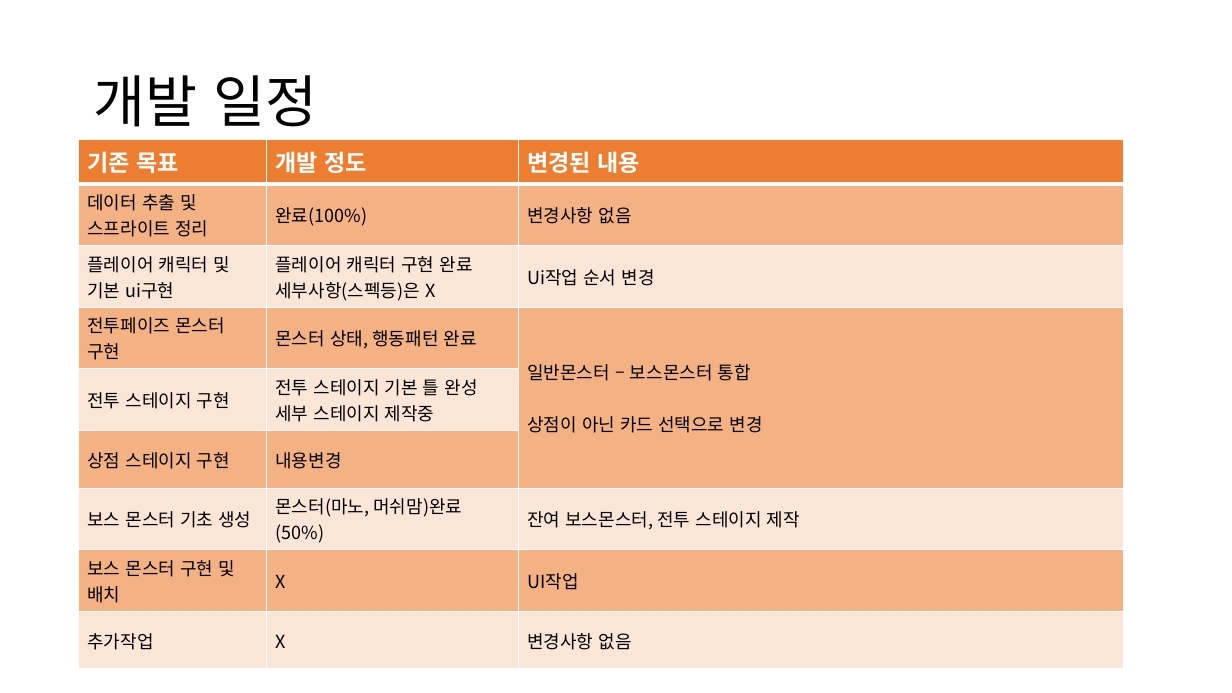
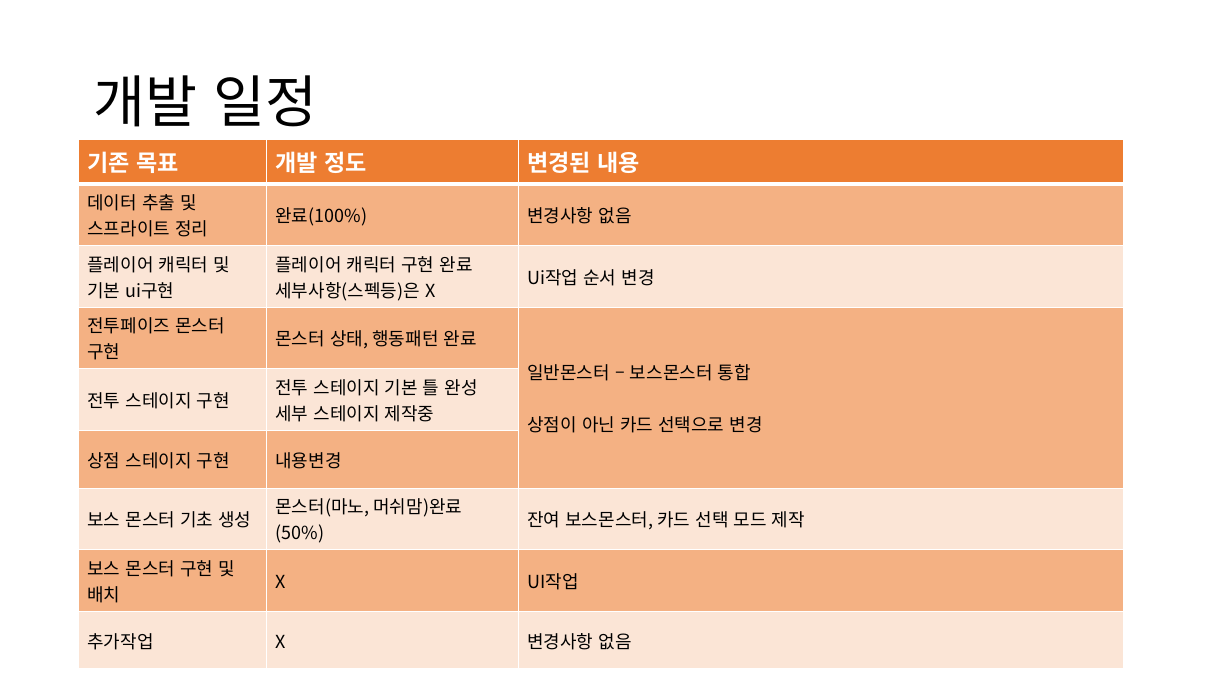
Before and after one commit to popopocorn/2021180001_2DGP_termproject, a slide deck: slide 8 of 2021180001_middle_ppt.pptx. Drawn at 1232x693 pixels with LibreOffice and Linux fonts; fonts in the diff are those of the drawing. Boxes give left, top, right and bottom in pixels: in the first picture for what was removed or moved away, otherwise in the second. Text is boxed around its words. In the diff, an @@ line names an element or a change of style, - is before the commit and + after.

```diff
--- a/2021180001_middle_ppt.pptx
+++ b/2021180001_middle_ppt.pptx
@@ table at box(79, 140, 1126, 654) @@
-row 7, column 3: 잔여 보스몬스터, 전투 스테이지 제작
+row 7, column 3: 잔여 보스몬스터, 카드 선택 모드 제작
```
Also in this commit, not shown: 3 other files.
